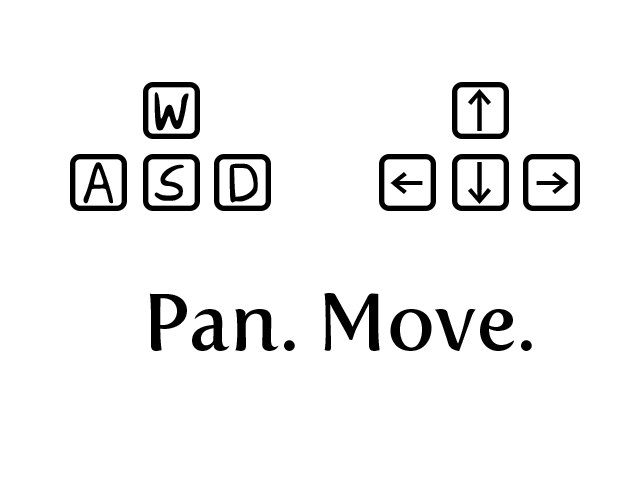
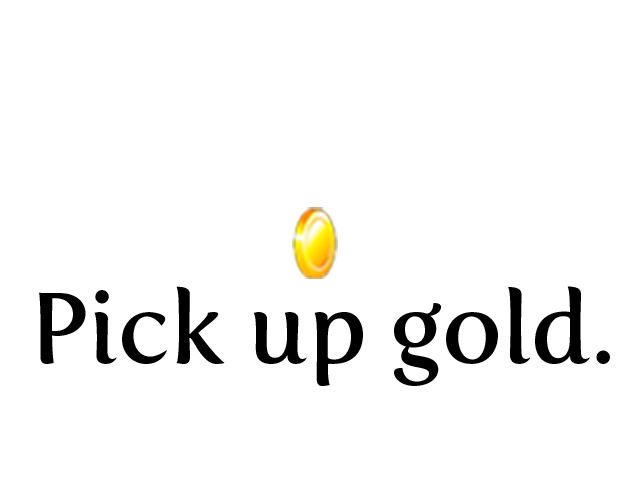
Layered file, before and after one edit (640x480). Changes by layer:
hid "Pan. Move." over left=149, top=293, right=532, bottom=351
hid "←" over left=390, top=172, right=423, bottom=194
hid "↓" over left=468, top=162, right=491, bottom=204
hid "→" over left=536, top=172, right=569, bottom=194
hid "↑" over left=468, top=89, right=491, bottom=131
hid "Arrows" over left=379, top=82, right=580, bottom=211
hid "WASD" over left=70, top=82, right=271, bottom=211
showed "Pick up gold." over left=39, top=286, right=610, bottom=386
showed "gold" (1st of 2) over left=292, top=207, right=338, bottom=279
